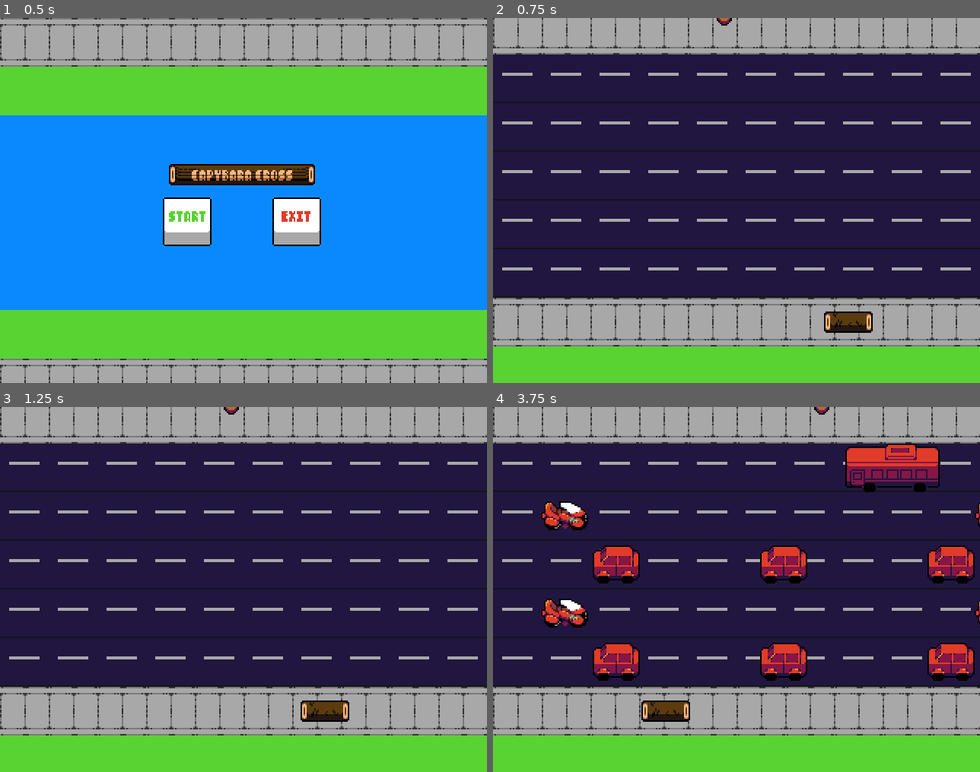
Above: before the commit, frames 1-4 (two rows, left to right).
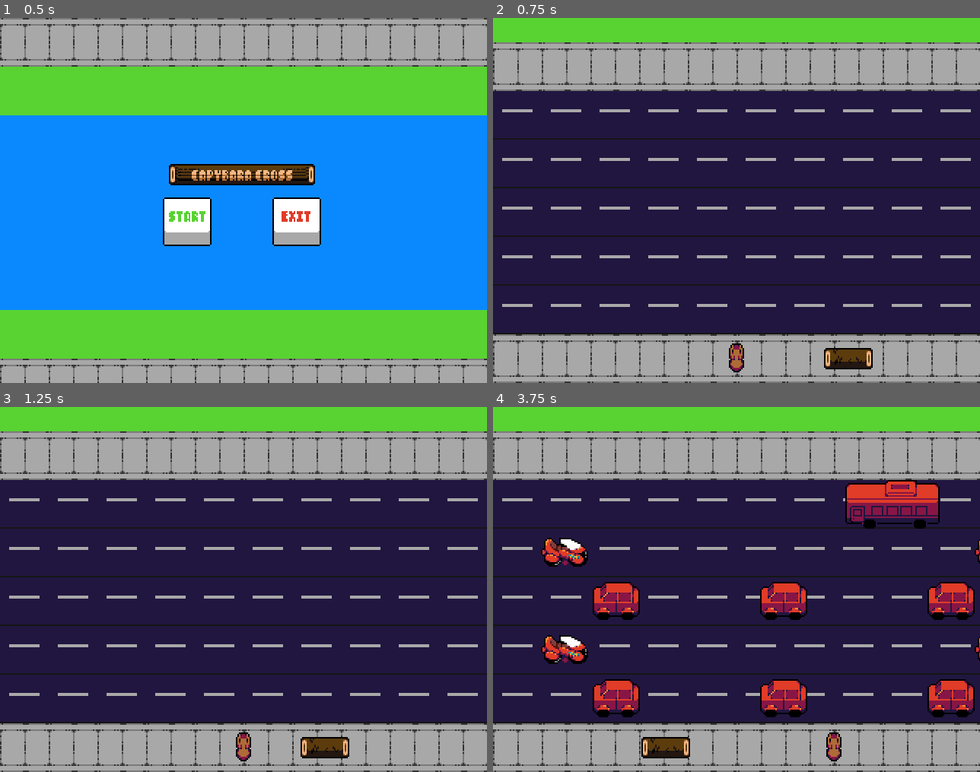
Above: after the commit, the same moments.

Repository: Fivarto/20-GamesChallenge
Game: Godot game, scene res://Scenes/Menus/main_menu.tscn
Two runs of this game, one before a commit and one after it. Both use one fixed random seed, a clock stepped at 60 frames per second and the inputs below.
Inputs (mouse positions are in pixels of both pictures, inside the frame that each line leads up to):
- Up to frame 1 (0.5 s): no input
- Up to frame 2 (0.75 s): click (678, 222) at 0.5 s
- Up to frame 3 (1.25 s): no input
- Up to frame 4 (3.75 s): hold D (Move_Right) 1.28-2.03 s; hold S (Move_Down) 2.03-2.78 s; hold D (Move_Right) 2.78-3.53 s; hold W (Move_Up) from 3.53 s (still down)

Frame 1 is identical in both runs. In frame 2, 48% of the frame differs, in the area x 0-100%, y 0-100%; in frame 3, 48%; in frame 4, 58%.

Commit message:
Frogger - Added, Camera Transition Water Level

Diff:
--- a/20-frogger/Scenes/Levels/main_level.tscn
+++ b/20-frogger/Scenes/Levels/main_level.tscn
@@ -24,6 +24,64 @@
 physics_layer_0/collision_mask = 0
 sources/0 = SubResource("TileSetAtlasSource_qh7du")
 
+[sub_resource type="Animation" id="Animation_qdeh2"]
+resource_name = "water_level_transition"
+tracks/0/type = "value"
+tracks/0/imported = false
+tracks/0/enabled = true
+tracks/0/path = NodePath(".:position")
+tracks/0/interp = 1
+tracks/0/loop_wrap = true
+tracks/0/keys = {
+"times": PackedFloat32Array(0, 1),
+"transitions": PackedFloat32Array(2, 2),
+"update": 0,
+"values": [Vector2(160, 104), Vector2(160, -104)]
+}
+
+[sub_resource type="Animation" id="Animation_d1kei"]
+length = 0.001
+tracks/0/type = "value"
+tracks/0/imported = false
+tracks/0/enabled = true
+tracks/0/path = NodePath(".:position")
+tracks/0/interp = 1
+tracks/0/loop_wrap = true
+tracks/0/keys = {
+"times": PackedFloat32Array(0),
+"transitions": PackedFloat32Array(1),
+"update": 0,
+"values": [Vector2(160, 104)]
+}
+
+[sub_resource type="Animation" id="Animation_eshpi"]
+resource_name = "stree_level_transition"
+tracks/0/type = "value"
+tracks/0/imported = false
+tracks/0/enabled = true
+tracks/0/path = NodePath(".:position")
+tracks/0/interp = 1
+tracks/0/loop_wrap = true
+tracks/0/keys = {
+"times": PackedFloat32Array(0, 1),
+"transitions": PackedFloat32Array(2.73208, 2.73208),
+"update": 0,
+"values": [Vector2(160, -104), Vector2(160, 104)]
+}
+
+[sub_resource type="AnimationLibrary" id="AnimationLibrary_434uu"]
+_data = {
+"RESET": SubResource("Animation_d1kei"),
+"stree_level_transition": SubResource("Animation_eshpi"),
+"water_level_transition": SubResource("Animation_qdeh2")
+}
+
+[sub_resource type="RectangleShape2D" id="RectangleShape2D_gukwj"]
+size = Vector2(320, 16)
+
+[sub_resource type="RectangleShape2D" id="RectangleShape2D_8k8c5"]
+size = Vector2(320, 16)
+
 [node name="MainLevel" type="Node2D"]
 script = ExtResource("1_78530")
 
@@ -33,7 +91,7 @@
 
 [node name="Player" parent="." node_paths=PackedStringArray("respawn_location") instance=ExtResource("2_wo76k")]
 unique_name_in_owner = true
-position = Vector2(152, 0)
+position = Vector2(160, 204)
 respawn_location = NodePath("../Respawn")
 
 [node name="SpawnerLane5" parent="." instance=ExtResource("3_emi24")]
@@ -66,4 +124,30 @@
 position = Vector2(152, 204)
 
 [node name="Camera2D" type="Camera2D" parent="."]
-position = Vector2(160, 128)
+position = Vector2(160, 104)
+
+[node name="CameraAnimation" type="AnimationPlayer" parent="Camera2D"]
+libraries = {
+"": SubResource("AnimationLibrary_434uu")
+}
+
+[node name="WaterLevelTransition" type="Area2D" parent="."]
+collision_layer = 0
+collision_mask = 2
+
+[node name="CollisionShape2D" type="CollisionShape2D" parent="WaterLevelTransition"]
+position = Vector2(160, -8)
+shape = SubResource("RectangleShape2D_gukwj")
+debug_color = Color(0.235831, 0.285294, 0.871754, 0.42)
+
+[node name="StreetLevelTransition" type="Area2D" parent="."]
+collision_layer = 0
+collision_mask = 2
+
+[node name="CollisionShape2D" type="CollisionShape2D" parent="StreetLevelTransition"]
+position = Vector2(160, 8)
+shape = SubResource("RectangleShape2D_8k8c5")
+debug_color = Color(0.324612, 0.331849, 0.15202, 0.42)
+
+[connection signal="area_entered" from="WaterLevelTransition" to="." method="_on_water_level_transition_area_entered"]
+[connection signal="area_entered" from="StreetLevelTransition" to="." method="_on_street_level_transition_area_entered"]
--- a/20-frogger/Scenes/Player/player.tscn
+++ b/20-frogger/Scenes/Player/player.tscn
@@ -46,6 +46,10 @@
 [sub_resource type="Gradient" id="Gradient_bl2o0"]
 colors = PackedColorArray(0.85098, 0.368627, 0.298039, 1, 0.976471, 0.976471, 0.25098, 1)
 
+[sub_resource type="CapsuleShape2D" id="CapsuleShape2D_353vb"]
+radius = 5.0
+height = 16.0
+
 [node name="Player" type="CharacterBody2D"]
 z_index = 10
 script = ExtResource("1_2ocxp")
@@ -55,7 +59,7 @@
 frame_progress = 0.594192
 
 [node name="PlayerDangerZone" type="Area2D" parent="."]
-collision_layer = 2
+collision_layer = 0
 collision_mask = 4
 
 [node name="CollisionShape2D" type="CollisionShape2D" parent="PlayerDangerZone"]
@@ -88,5 +92,14 @@
 
 [node name="DrowningDetector" parent="." instance=ExtResource("3_nphmh")]
 
+[node name="PlayerArea" type="Area2D" parent="."]
+collision_layer = 2
+collision_mask = 0
+
+[node name="PlayerCollision" type="CollisionShape2D" parent="PlayerArea"]
+position = Vector2(0, 3)
+shape = SubResource("CapsuleShape2D_353vb")
+debug_color = Color(0.853072, 0.342337, 0.376007, 0.42)
+
 [connection signal="area_entered" from="PlayerDangerZone" to="." method="_on_player_area_damaged"]
 [connection signal="drowned" from="DrowningDetector" to="." method="_on_drowning_detector_drowned"]
--- a/20-frogger/Scenes/Scenario/log.tscn
+++ b/20-frogger/Scenes/Scenario/log.tscn
@@ -13,6 +13,11 @@
 texture = ExtResource("1_nbat4")
 
 [node name="Area2D" type="Area2D" parent="."]
+collision_layer = 0
+collision_mask = 2
 
 [node name="CollisionShape2D" type="CollisionShape2D" parent="Area2D"]
 shape = SubResource("RectangleShape2D_ysmxo")
+
+[connection signal="area_entered" from="Area2D" to="." method="_on_area_2d_area_entered"]
+[connection signal="area_exited" from="Area2D" to="." method="_on_area_2d_area_exited"]
--- a/20-frogger/Scripts/Levels/main_level.gd
+++ b/20-frogger/Scripts/Levels/main_level.gd
@@ -1,6 +1,10 @@
 extends Node2D
 
 @onready var player: CharacterBody2D = %Player
+@onready var camera_2d: Camera2D = $Camera2D
+@onready var camera_animation: AnimationPlayer = $Camera2D/CameraAnimation
+
+var isInWaterLevel: bool = false
 
 func _ready() -> void:
 
@@ -14,3 +18,15 @@
 	#player.queue_free()
 
 	print("Player Eliminado")
+
+
+
+#CAMERA POSITION CHANGES
+func _on_water_level_transition_area_entered(area: Area2D) -> void:
+	isInWaterLevel = true
+	camera_animation.play("water_level_transition")
+
+
+func _on_street_level_transition_area_entered(area: Area2D) -> void:
+	if isInWaterLevel == true:
+		camera_animation.play("stree_level_transition")
--- a/20-frogger/Scripts/Player/player.gd
+++ b/20-frogger/Scripts/Player/player.gd
@@ -28,14 +28,7 @@
 		position.x += 32
 
 
-
-
-
-
-
-
-func _on_player_area_damaged(area):
-
+func died():
 	enabled = false
 
 	$Sprite_Player.visible = false
@@ -52,8 +45,16 @@
 
 	enabled = true
 
+
+
+
+
+func _on_player_area_damaged(area):
+
+	died()
 	emit_signal("player_hit")
 
 
 func _on_drowning_detector_drowned():
+	died()
 	print("Drowning")
--- a/20-frogger/Scripts/Scenario/log.gd
+++ b/20-frogger/Scripts/Scenario/log.gd
@@ -5,3 +5,11 @@
 func _process(delta: float) -> void:
 
 	position.x -= log_speed * delta
+
+
+func _on_area_2d_area_entered(area: Area2D) -> void:
+	print("Algo interagiu com o tronco")
+
+
+func _on_area_2d_area_exited(area: Area2D) -> void:
+	print("Parou de interagir")
--- a/20-frogger/project.godot
+++ b/20-frogger/project.godot
@@ -59,6 +59,7 @@
 2d_physics/layer_2="Player"
 2d_physics/layer_3="Damage"
 2d_physics/layer_4="Water"
+2d_physics/layer_5="Platform"
 
 [rendering]
 
Not shown: 1 places in 20-frogger/Scenes/Levels/main_level.tscn that only renumber resources
Not shown: 1 places in 20-frogger/Scenes/Player/player.tscn that only renumber resources
